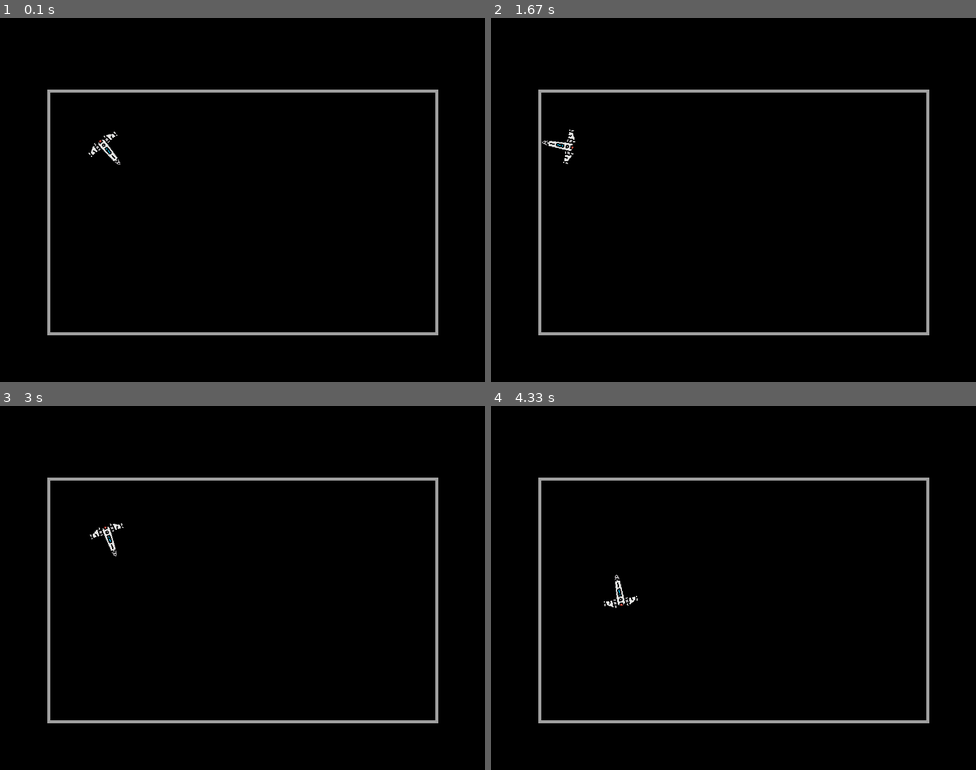
Above: before the commit, frames 1-4 (two rows, left to right).
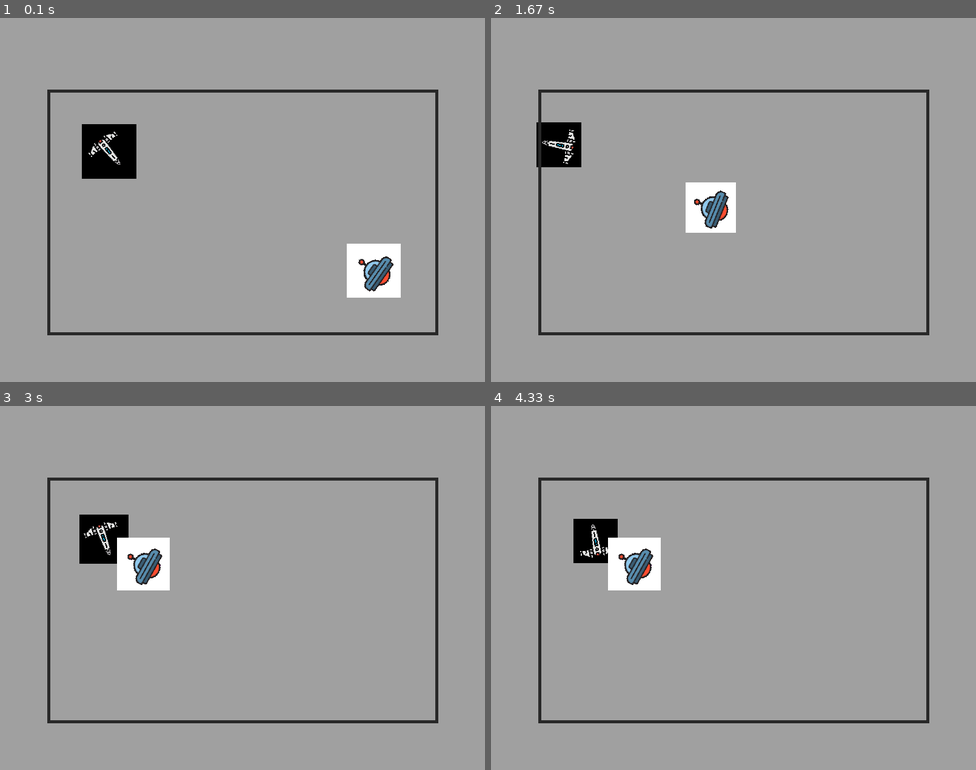
Above: after the commit, the same moments.

Repository: Syn-techs/second-robotics-competition
Game: pygame game, started from main.py
The game is run twice, just before and just after one commit, with the same random seed, the same clock (stepped at 60 frames per second) and the same inputs.
Inputs:
- Up to frame 1 (0.1 s): no input
- Up to frame 2 (1.67 s): hold Right 0.33-0.8 s; hold Up 0.83-1.13 s; hold Right 1.17-1.63 s
- Up to frame 3 (3 s): hold Left 1.67-2.2 s; hold Down 2.23-2.53 s; hold Left 2.57-2.97 s
- Up to frame 4 (4.33 s): hold Up 3-3.37 s; hold Right 3.4-4.03 s

The runs differ from the first frame. In frame 1, 98% of the frame differs, in the area x 0-100%, y 0-100%; in frame 2, 99%; in frame 3, 99%; in frame 4, 99%.

Commit message:
Robotlar  artık birbirine çarpabiliyor (fiziksiz)

Diff:
--- a/Robots.py
+++ b/Robots.py
@@ -1,14 +1,20 @@
 from settings import *
+from Field import *
 import pygame
 import math
 import numpy
 
 
 class Robot(pygame.Rect):
+    global width
+    global height
+    global migField
+
     def __init__(self, name, typee, hp, max_speed, acc, px, imagee, angle=0, pos=(0, 0)):
 
         self.max_speed = max_speed
         self.angle = angle
+        self.boundaries = []
         self.cur_speed = 0
         self.y_change = 0
         self.x_change = 0
@@ -17,6 +23,7 @@
         self.name = name
         self.pos = pos
         self.acc = acc
+        self.hp = hp
         self.px = px
 
         super(Robot, self).__init__(pos, (px, px))
@@ -25,24 +32,69 @@
         (x, y) = self.pos
         self.rect = self.image.get_rect().move((x - (self.px // 2), y - (self.px // 2)))
 
-        # (x, y) = self.pos
-        # self.rect = self.image.get_rect().move((x//2, y//2))
+        # ekran sınırı eklendi
+        self.boundaries.append(["screen", (0, 0), (width, height)])
+        # arena sınır eklendi
+        self.boundaries.append(
+            ["field", migField.posL, migField.posR, migField.hp])
+
+    def update(self):
+        (x, y) = self.pos
+
+        # Açı sınırlaması
+        self.angle = self.angle % 360
+
+        # Hızımın artıyoooor
+        self.cur_speed *= self.acc
+
+        # Tabii sınıra kadar
+        if self.cur_speed > self.max_speed:
+            self.cur_speed = self.max_speed
+
+        # Geri giderken ışık hızına çıkmak için altakki satırı sil
+        elif self.cur_speed < -(self.max_speed):
+            self.cur_speed = -(self.max_speed)
+
+        # Eğer hareket ediyorsak (dönme sayılmaz) açıya göre ne tarafa gideceğimizi hesapla
+        if self.cur_speed != 0:
+            self.x_change, self.y_change = Robot.calcNew_xy(
+                self.pos, self.cur_speed, math.radians(self.angle))
+
+        # Ekran sınırları
+        self.boundaryControl(self.boundaries[0][1], self.boundaries[0][2])
+        # Arena sınrılaması
+        self.boundaryControl(
+            self.boundaries[1][1], self.boundaries[1][2], self.boundaries[1][3])
+
+        ###################################################################
+        # pygame.draw.rect(screen, colors["red"], [620-50, 420-50, 100, 100])
+        ###################################################################
+
+        for player in players:
+            if player.name != self.name:
+                self.roboControl(player)
+
+        # İlerlemeyi işle
+        self.pos = (x + self.x_change, y + self.y_change)
+        self.angle += self.a_change
+
+    # region boundary control funcs
 
     def isOnBoundary(self, leftBoundaryPos, rightBoundaryPos, fieldHp=1):
         (x, y) = self.pos
-        bx, by = leftBoundaryPos
-        bx_r, by_r = rightBoundaryPos
-
-        if (abs(by_r - (self.px // 2)) <= y + self.y_change and (self.y_change > 0 or self.a_change != 0) and fieldHp > 0):  # aşağı sınır
+        leftl, upl = leftBoundaryPos
+        rightl, downl = rightBoundaryPos
+
+        if (abs(downl - (self.px // 2)) <= y + self.y_change and (self.y_change > 0 or self.a_change != 0) and fieldHp > 0):  # aşağı sınır
             return "down"
 
-        elif (by + (self.px//2) >= y + self.y_change and (self.y_change < 0 or self.a_change != 0) and fieldHp > 0):  # yukarı sınır
+        elif (upl + (self.px//2) >= y + self.y_change and (self.y_change < 0 or self.a_change != 0) and fieldHp > 0):  # yukarı sınır
             return "up"
 
-        if (abs(bx_r - (self.px // 2)) <= x + self.x_change and (self.x_change > 0 or self.a_change != 0) and fieldHp > 0):  # sağ sınır
+        if (abs(rightl - (self.px // 2)) <= x + self.x_change and (self.x_change > 0 or self.a_change != 0) and fieldHp > 0):  # sağ sınır
             return "right"
 
-        elif (bx + (self.px//2) >= x + self.x_change and (self.x_change < 0 or self.a_change != 0) and fieldHp > 0):  # sol sınır
+        elif (leftl + (self.px//2) >= x + self.x_change and (self.x_change < 0 or self.a_change != 0) and fieldHp > 0):  # sol sınır
             return "left"
 
         return "none"
@@ -60,19 +112,81 @@
             self.x_change, self.a_change = 0, 0
 
         elif isOnBound.startswith("u"):  # yukarı sınır
-            self.y_change = by + (self.px//2) - y
+            self.y_change = by + (self.px // 2) - y
             self.x_change, self.a_change = 0, 0
 
         if isOnBound.startswith("r"):  # sağ sınır
-            self.x_change = abs(bx_r-(self.px//2)) - x
+            self.x_change = abs(bx_r - (self.px // 2)) - x
             self.y_change, self.a_change = 0, 0
 
         elif isOnBound.startswith("l"):  # sol sınır
-            self.x_change = (bx + (self.px//2)) - x
+            self.x_change = (bx + (self.px // 2)) - x
             self.y_change, self.a_change = 0, 0
 
+    # endregion
+
+    def isOnRobotBound(self, curEnemy):
+        (x, y) = self.pos
+        x_new, y_new = x+self.x_change, y+self.y_change
+
+        leftC = (curEnemy.pos[0] - (curEnemy.px // 2),
+                 curEnemy.pos[1] - (curEnemy.px // 2))
+
+        rightC = (curEnemy.pos[0] + (curEnemy.px // 2),
+                  curEnemy.pos[1] + (curEnemy.px // 2))
+
+        leftl, upl = leftC[0] - (self.px//2), leftC[1] - (self.px//2)
+        rightl, downl = rightC[0] + (self.px//2), rightC[1] + (self.px//2)
+
+        # Eğer aktifkonumu onun içinde değilse ve oraya girmeye çalışırsa durdur
+
+        if (x_new > leftl) and (x_new < rightl) and (y_new > upl) and (y_new < downl):
+            if x < leftl:
+                return "left"
+
+            elif x > rightl:
+                return "right"
+
+            if y < upl:
+                return "up"
+
+            elif y > downl:
+                return "down"
+
+            else:
+                return "inside"
+
+        else:
+            return "none"
+
+    def roboControl(self, curEnemy):
+        isOnBound = self.isOnRobotBound(curEnemy)
+
+        (leftl, upl) = (curEnemy.pos[0] - self.px, curEnemy.pos[1] - self.px)
+
+        (rightl, downl) = (curEnemy.pos[0] +
+                           self.px, curEnemy.pos[1] + self.px)
+
+        if isOnBound.startswith("i"):
+            print("inside")
+
+        elif not isOnBound.startswith("n"):
+            self.x_change, self.y_change, self.a_change = 0, 0, 0
+
+            if isOnBound.startswith("l"):  # sol sınır
+                print(curEnemy.name + "is hitted on left side")
+
+            elif isOnBound.startswith("r"):  # sağ sınır
+                print(curEnemy.name + "is hitted on right side")
+
+            if isOnBound.startswith("d"):  # aşağı sınır
+                print(curEnemy.name + "is hitted on bottom side")
+
+            elif isOnBound.startswith("u"):  # yukarı sınır
+                print(curEnemy.name + "is hitted on upper side")
+
     def draw(self):
-        self.angle = self.angle % 360
+        self.update()
 
         self.image = pygame.transform.rotate(self.original_image, self.angle)
         self.rect.center = self.pos
@@ -110,11 +224,10 @@
         wx, wy = wx+cx, wy+cy
 
         ang = self.angle_of_vectors(cx, cy, tx, ty, wx, wy)
-        # print("cx: " + str(cx) + " cy: " + str(cy) + " wx: " + str(wx) + " wy: " +
-        #       str(wy) + " self.angle: j" + str(self.angle) + " calculated ang: " + str(ang))
         return ang
 
     def turn(self, angle):
+        angle = 0 - angle  # sağ sol olayını ters çevirdim
         if angle != 0:
             self.a_change += angle % 360
         else:
@@ -127,6 +240,7 @@
 
     def drawPivot(self):
         (x, y) = self.pos
+        self.draw()
         pygame.draw.rect(screen, colors["gray"], [
                          x-1, 0, 2, height])
 
@@ -160,4 +274,4 @@
 
 
 players.append(player1)
-# players.append(enemy1)
+players.append(enemy1)
--- a/main.py
+++ b/main.py
@@ -1,3 +1,14 @@
+# Author: TuNaPRo1234
+# Bu oyunun amacı bir robotik yarışma simülasyonu değil, driverların yeteneklerini geliştirmek, ve üzerine yapay zeka yapmak
+# Eğer oyunu geliştirmek isteyen olursa diye aralara yorum koyacağım
+# Robotların ileri gitmesi için önce self.cur_speed değişkeni ayarlanıyor daha sonra bu değişkene ve self.angle'a bakarak x_change ve y_change hesaplanıyor,
+# x, y ve change değerleri göz önünde bulundurularak sınırlara değip değmediği hesaplanıyor (migField ve ekranın kendisi, Robot classının update, isOnBound
+# ve controlBound fonksiyonları yardımıyla) change değerleri x ve yye ekleniyor (Robot.update)
+
+# Images klasörün içindeki fotoğrafları "freepik" diye bir siteden aldım (test için) sonra kendi tasarımlarımı ekleyeceğim
+# Robotun classı Robots.py'de, robotlar da orada tanımlanıp players diye bir arrayin içine ekliyorum ve for döngüsüyle karakterler tek tek işleniyor
+
+
 # import tensorflow as tf
 from settings import *
 from Robots import *
@@ -12,136 +23,137 @@
 import os
 
 
-def gameInit():
+def gameInit():  # Oyun başladığında bir kere çalışan fonksiyon
     global screen
     global title
-    # Like void setup(){}
+
     pygame.display.set_caption(title)
 
 
-def runTime():
-    global players
+def runTime():  # Oyun süresince dönen fonksiyon
+    global players  # Robotlar
     global colors
     global height
     global width
-    # Like void loop(){}
+    global defaults
 
     screen.fill(defaults["backgroundColor"])
 
-    for curPlayer in players:
+    for i in range(len(players)):
+        # direkt olarak i yerine bunu verebilirdim ama işime yarayabilir diye böyle yaptım
+        curPlayer = players[i]
+        # Nedenini bilmiyorum ama bütün pozisyonları tupple olarak yazdım. Ve bu da bunun gibi bir sürü satırla uğraştırıyor beni
         (x, y) = curPlayer.pos
-
-        for event in pygame.event.get():
-            if event.type == pygame.QUIT:
-                return 0
-
+        # aslında nedeni pygamein de böyle kullanıyor olması
+        for event in pygame.event.get():  # pygame event kontrol şeysi
+            if event.type == pygame.QUIT:  # Çıkma tuşu şeysi
+                return 0    # bu fonksiyonun döndürdüğü değer ana fonksiyonda isRunning değişkenine atanıyor
+                # o değişken de while döngüsünde yazılı filan aşağı bakın
             # TUSLARLA OYNAMA
-            if curPlayer.type == "player":
+            if curPlayer.type == "player":  # Driver geliştirme olayını gerçekleştirmek istiyorsan bu kısmı pygame event kontrol şeysinin üstüne alıp sağ solları değiştir
+                # tuşlar BASILINCA (Hayatımda gördüğüm en sinir bozucu özelliklerden)
                 if event.type == pygame.KEYDOWN:
                     # if event.key in [pygame.K_LEFT, pygame.K_RIGHT] and curPlayer.y_change == 0:
-                    if event.key == pygame.K_LEFT:
-                        curPlayer.turn(curPlayer.max_speed)
+                    if event.key == pygame.K_LEFT:  # Sol tuş
+                        curPlayer.turn(-curPlayer.max_speed)  # sola dön
 
-                    if event.key == pygame.K_RIGHT:
-                        curPlayer.turn(-curPlayer.max_speed)
+                    if event.key == pygame.K_RIGHT:  # sağ tuş
+                        curPlayer.turn(curPlayer.max_speed)  # sağa dön
 
                     # elif event.key in [pygame.K_DOWN, pygame.K_UP] and curPlayer.a_change == 0:
-                    if event.key == pygame.K_UP:
-                        curPlayer.cur_speed = 1
+                    if event.key == pygame.K_UP:  # yukarı tuş
+                        curPlayer.cur_speed = 1  # yönümüz ileri
 
-                    if event.key == pygame.K_DOWN:
-                        curPlayer.cur_speed = -1
+                    if event.key == pygame.K_DOWN:  # aşağı tuş
+                        curPlayer.cur_speed = -1  # yönümüz geri
 
-                if event.type == pygame.KEYUP:
+                if event.type == pygame.KEYUP:  # tuşlara BASILMAYI BIRAKINCA
+                    # sağ veya sol tuşa basılma olayı biterse
                     if event.key in [pygame.K_LEFT, pygame.K_RIGHT]:
-                        curPlayer.a_change = 0
+                        curPlayer.a_change = 0  # açı değişimini durdur
 
+                    # yukarı veya aşağı tuşa basılma olayı biterse
                     elif event.key in [pygame.K_DOWN, pygame.K_UP]:
-                        curPlayer.y_change = 0
-                        curPlayer.x_change = 0
-                        curPlayer.cur_speed = 0
-                # print(curPlayer.type + str(curPlayer.angle) + " --")
+                        # change değişkenlerini ve speedi sıfırla
+                        curPlayer.y_change, curPlayer.x_change, curPlayer.cur_speed = 0, 0, 0
 
-        ########################################################################################
-
+        #################################################################################################################
+        # DÜŞMAN OYUNCUNUN BEYNİİİ
+        # if False:
         if curPlayer.type == "enemy":
             targetPlayer = None
+
             for i in range(len(players)):
                 if players[i].type == "player":
                     targetPlayer = players[i]
                     break
 
+            if targetPlayer is None:
+                raise Exception("Güzel kardeşim lütfen oyuncuları geri ekle.")
+
+            # uUUUuUUUuuuUuUUuuU
             if targetPlayer.pos != curPlayer.pos:
-                # (tx, ty) = targetPlayer.pos
-                # (cx, cy) = curPlayer.pos
-                # curPlayer.cur_speed = 1
+
+                # Şimdi burada çok saçma ve sinir bozucu bir olay var. İki oyuncu arasındaki açıyı kullanmak için
+                # bulduğum fonksiyonları nasıl düzenlemem gerektiğini bilmiyorum çünkü matematik dehası değilim
+                # ve bu fonksiyonların döndürdüğü değerler 0 ile 180 arasında oluyor (sağda da solda da). O yüzden
+                # önce 1 derece sola dönüyorum, daha sonra açının değişimine göre hedefin sağda ya da solda olduğunu hesaplıyorum
+
                 oldAng = curPlayer.findAngleVec(targetPlayer.pos)
                 curPlayer.angle += 1
                 newAng = curPlayer.findAngleVec(targetPlayer.pos)
                 curPlayer.angle -= 1
 
-                # print(newAng)
+                if oldAng < newAng and oldAng < 175:  # hedefe doğru (sola) dön
+                    # eğer çok solda değilse dönerek ilerle
+                    if oldAng > defaults["enemygatta"]:
+                        # Enemy "Go and Turn" Tolerance Angle ;-)
+                        curPlayer.turn(-1)
+                        curPlayer.cur_speed = 1
 
-                if oldAng < newAng and newAng < 175:  # hedefe doğru (sola) dön
-                    if newAng > 150:  # eğer çok solda değilse dönerek ilerle
+                    else:  # eğer çok soldaysa ileri gitmeden dön
+                        curPlayer.turn(-1)
+                        curPlayer.cur_speed = 0
+
+                # hedefe doğru (sağa) dön
+                elif oldAng >= newAng and oldAng < 175:
+                    # eğer çok sağda değilse dönerek ilerle
+                    if oldAng > defaults["enemygatta"]:
                         curPlayer.turn(1)
                         curPlayer.cur_speed = 1
 
-                    else:  # eğer çok soldaysa ileri gitmeden dön
+                    else:  # eğer çok sağdaysa ileri gitmeden dön
                         curPlayer.turn(1)
-                        curPlayer.cur_speed = 0
-
-                # hedefe doğru (sağa) dön
-                elif oldAng >= newAng and newAng < 175:
-                    if newAng > 150:  # eğer çok sağda değilse dönerek ilerle
-                        curPlayer.turn(-1)
-                        curPlayer.cur_speed = 1
-
-                    else:  # eğer çok sağdaysa ileri gitmeden dön
-                        curPlayer.turn(-1)
                         curPlayer.cur_speed = 0
 
                 else:
                     curPlayer.turn(0)  # Ortadaysa dönmeyi durdur
 
-        curPlayer.cur_speed *= curPlayer.acc
-        if curPlayer.cur_speed > curPlayer.max_speed:
-            curPlayer.cur_speed = curPlayer.max_speed
-
-        elif curPlayer.cur_speed < -curPlayer.max_speed:
-            curPlayer.cur_speed = -curPlayer.max_speed
-
-        if curPlayer.cur_speed != 0:
-            curPlayer.x_change, curPlayer.y_change = Robot.calcNew_xy(
-                curPlayer.pos, curPlayer.cur_speed, math.radians(curPlayer.angle))
-
-        curPlayer.boundaryControl((0, 0), (width, height))
-        curPlayer.boundaryControl(migField.posL, migField.posR, migField.hp)
-
-        curPlayer.pos = (x + curPlayer.x_change, y + curPlayer.y_change)
-        curPlayer.angle += curPlayer.a_change
+        #################################################################################################################
 
         curPlayer.draw()
 
     migField.draw()
 
     pygame.display.update()
+
     return True
 
 
-def configFps(configFunc, runtimeFunc):
-    global stabilization
-    global FPS
-    isRunning = True
-    configFunc()
-    if stabilization:
-        while isRunning:
+def configFps(configFunc, runtimeFunc):  # Ana fonksiyon
+    global stabilization  # temel amacım bütün fps stabilizasyon olaylarını kendim yazmaktı
+    global FPS  # yazdım da
+    isRunning = True  # ama beklediğim kadar stabil olmadı ve hafif bir kayması vardı
+    configFunc()  # ben de clock kullanma kararı aldım
+    if stabilization:  # neyse
+        while isRunning:  # eğer fps çok düşük geliyorsa settings.py dosyasından değiştirebilirsin
+            # ama önermiyorum çünkü her şey arttırdığın kadar hızlanır
             clock.tick(FPS)
-            isRunning = runtimeFunc()
-        pygame.quit()
+            isRunning = runtimeFunc()  # runtimeFunc() birkaç satır aşağıda runTime olarak giriliyor
+        pygame.quit()  # runtimeFunc içinde çıkmak için return 0 yapmıştık o while döngüsünü bitiriyor sonra buraya
     else:
-        while isRunning:
-            isRunning = runtimeFunc()
+        while isRunning:  # Aynısı ama fpssiz
+            isRunning = runtimeFunc()  # Neden stabilizasyonu kapatırsın ki
         pygame.quit()
 
 
--- a/settings.py
+++ b/settings.py
@@ -35,8 +35,9 @@
     "playerStartAngle": 219.80557109226518,
     "enemyStartPos": (field_wh[4] - 100, field_wh[5] - 100),
     "enemyStartAngle": 39.80557109226519,
-    "backgroundColor": colors["black"],
-    "fieldColor": colors["light gray"]
+    "enemygatta": 150,
+    "backgroundColor": colors["light gray"],
+    "fieldColor": colors["dark gray"]
 }
 
 
